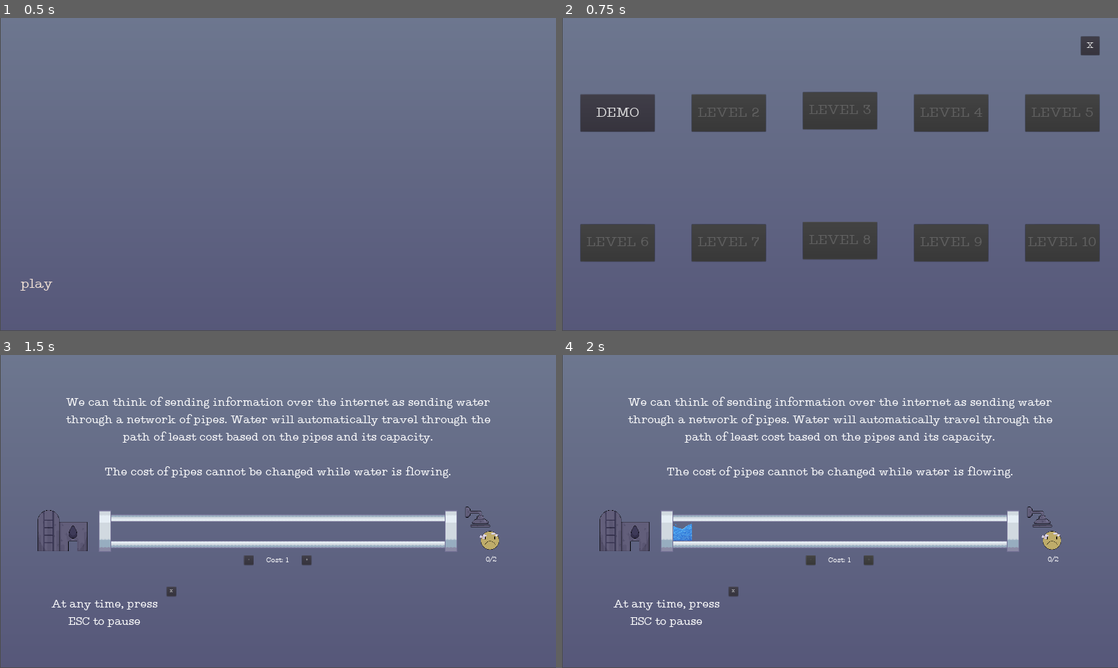
Above: before the commit, frames 1-4 (two rows, left to right).
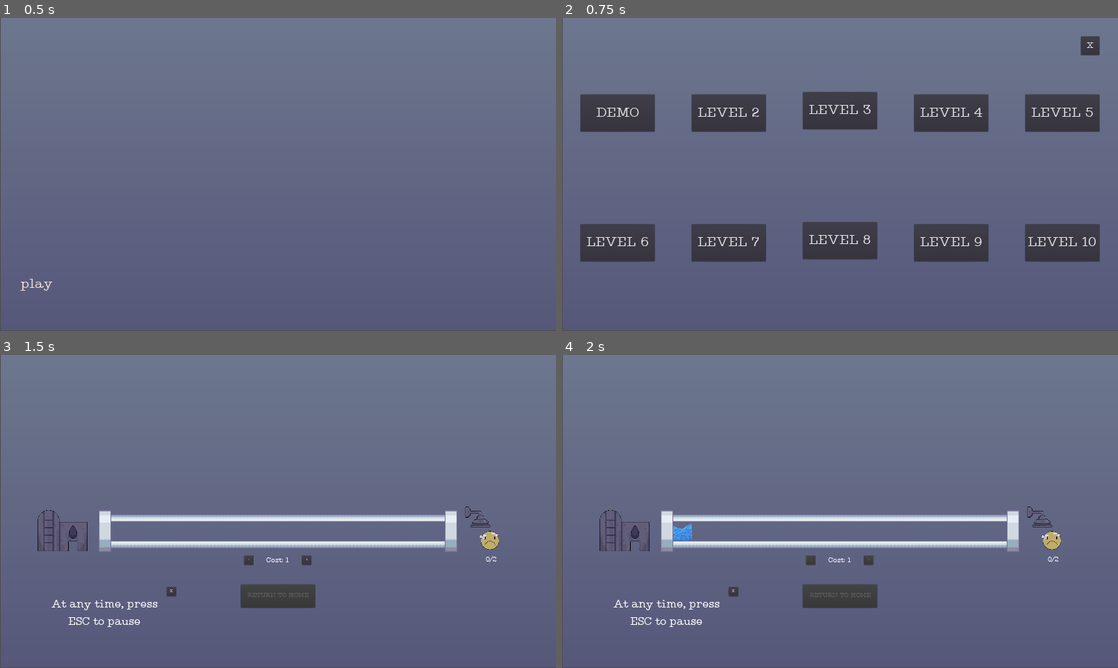
Above: after the commit, the same moments.

Repository: se-rai-na/HPCN-Game
Game: Godot game, scene res://scenes/Main.tscn
The game is run twice, just before and just after one commit, with the same random seed, the same clock (stepped at 60 frames per second) and the same inputs.
Inputs:
- Up to frame 1 (0.5 s): no input
- Up to frame 2 (0.75 s): click "play" at 0.5 s
- Up to frame 3 (1.5 s): click "DEMO" at 1.25 s
- Up to frame 4 (2 s): no input

Frame 1 is identical in both runs. In frame 2, 0.9% of the frame differs, in the area x 4-96%, y 27-73%; in frame 3, 3.4%, in the area x 11-89%, y 13-81%; in frame 4, 3.4%.

Commit message:
Changing the background and adjusting colours.

Diff:
--- a/Network/levels/Level_1.gd
+++ b/Network/levels/Level_1.gd
@@ -47,8 +47,9 @@
 	#evaluates win condition
 	if units_sent == units_required:
 		$Return.disabled = false
-		$levelScore.text = str(number);
-		$levelScore.show()
+		#$levelScore.text = str(number);
+		#$levelScore.show()
+		$Score.text = str(number)
 		$Score2.show()
 		$Return.show()
 		$Message_Success.show()
--- a/Network/levels/Level_1.tscn
+++ b/Network/levels/Level_1.tscn
@@ -11,6 +11,7 @@
 [ext_resource path="res://images/watersource.png" type="Texture" id=9]
 [ext_resource path="res://levels/Level_1.gd" type="Script" id=10]
 [ext_resource path="res://images/soap_animation/soap_full/soap_full.tres" type="Texture" id=11]
+[ext_resource path="res://resources/score_label.tres" type="StyleBox" id=12]
 [ext_resource path="res://images/showerhead.png" type="Texture" id=13]
 
 [sub_resource type="DynamicFont" id=4]
@@ -25,6 +26,9 @@
 [sub_resource type="DynamicFont" id=19]
 size = 70
 font_data = ExtResource( 1 )
+
+[sub_resource type="StyleBoxFlat" id=20]
+bg_color = Color( 0.0980392, 0.0862745, 0.0862745, 1 )
 
 [sub_resource type="DynamicFont" id=15]
 size = 40
@@ -137,6 +141,7 @@
 margin_bottom = 85.0
 
 [node name="Message" type="Label" parent="."]
+visible = false
 margin_left = 192.0
 margin_top = 136.0
 margin_right = 1724.0
@@ -150,26 +155,28 @@
 
 [node name="Score2" type="Label" parent="."]
 visible = false
-anchor_right = 0.536
+anchor_right = 0.56
 anchor_bottom = 0.252
-margin_left = 546.0
-margin_top = 199.0
-margin_right = 470.88
-margin_bottom = 147.84
+margin_left = 568.0
+margin_top = 86.0
+margin_right = 295.88
+margin_bottom = 765.84
 custom_fonts/font = SubResource( 18 )
+custom_styles/normal = ExtResource( 12 )
 text = "SCORE"
 align = 1
 valign = 1
 
 [node name="levelScore" type="Label" parent="."]
 visible = false
-margin_left = 679.0
-margin_top = 390.0
-margin_right = 1275.0
-margin_bottom = 604.0
+margin_left = 1257.0
+margin_top = 806.0
+margin_right = 1853.0
+margin_bottom = 1020.0
 custom_colors/font_color = Color( 0.333333, 0.0431373, 0.0431373, 1 )
 custom_colors/font_color_shadow = Color( 0, 0, 0, 1 )
 custom_fonts/font = SubResource( 19 )
+custom_styles/normal = SubResource( 20 )
 align = 1
 valign = 1
 
@@ -183,7 +190,6 @@
 text = "Level complete!"
 
 [node name="Return" type="Button" parent="."]
-visible = false
 margin_left = 832.0
 margin_top = 792.0
 margin_right = 1088.0
--- a/Network/levels/Level_2.gd
+++ b/Network/levels/Level_2.gd
@@ -67,9 +67,10 @@
 		calculateScore()
 		$Return.disabled = false
 		$Return.show()
+		$score_background.show()
 		$Message.text = "Level complete!"
 		$Score2.show()
-		$levelScore.text = str(score)
+		$levelScore.text = "Score: " + str(score)
 		$levelScore.show()
 #calculates the score for a level
 #best case: only needed 2 clicks = 5 points
--- a/Network/levels/Level_2.tscn
+++ b/Network/levels/Level_2.tscn
@@ -18,23 +18,12 @@
 [ext_resource path="res://images/happy_icon.png" type="Texture" id=16]
 [ext_resource path="res://images/water_animation/full_2/full_cap_2.tres" type="Texture" id=17]
 [ext_resource path="res://images/soap_animation/soap_full/soap_full.tres" type="Texture" id=18]
+[ext_resource path="res://resources/score_label.tres" type="StyleBox" id=19]
 [ext_resource path="res://images/water_animation/shower_low/shower_low.tres" type="Texture" id=21]
 [ext_resource path="res://images/water_animation/shower_high/shower_high.tres" type="Texture" id=22]
 
 [sub_resource type="DynamicFont" id=1]
 size = 40
-font_data = ExtResource( 2 )
-
-[sub_resource type="DynamicFont" id=15]
-size = 80
-font_data = ExtResource( 2 )
-
-[sub_resource type="DynamicFont" id=16]
-size = 70
-font_data = ExtResource( 2 )
-
-[sub_resource type="DynamicFont" id=9]
-size = 23
 font_data = ExtResource( 2 )
 
 [sub_resource type="TileSet" id=6]
@@ -248,6 +237,33 @@
 [sub_resource type="DynamicFont" id=10]
 font_data = ExtResource( 2 )
 
+[sub_resource type="StyleBoxFlat" id=17]
+bg_color = Color( 0.913725, 0.878431, 0.878431, 1 )
+border_width_left = 10
+border_width_top = 10
+border_width_right = 10
+border_width_bottom = 10
+border_color = Color( 0.956863, 0.921569, 0.921569, 1 )
+border_blend = true
+corner_radius_top_left = 50
+corner_radius_top_right = 50
+corner_radius_bottom_right = 50
+corner_radius_bottom_left = 50
+shadow_color = Color( 0.890196, 0.886275, 0.886275, 0.6 )
+shadow_size = 10
+
+[sub_resource type="DynamicFont" id=15]
+size = 80
+font_data = ExtResource( 2 )
+
+[sub_resource type="DynamicFont" id=16]
+size = 70
+font_data = ExtResource( 2 )
+
+[sub_resource type="DynamicFont" id=9]
+size = 23
+font_data = ExtResource( 2 )
+
 [node name="Level_2" type="Node"]
 script = ExtResource( 1 )
 __meta__ = {
@@ -267,41 +283,6 @@
 text = "Make sure that the destination receives the correct number of units!"
 align = 1
 autowrap = true
-
-[node name="Score2" type="Label" parent="."]
-visible = false
-anchor_right = 0.536
-anchor_bottom = 0.252
-margin_left = 546.0
-margin_top = 199.0
-margin_right = 470.0
-margin_bottom = 147.0
-custom_fonts/font = SubResource( 15 )
-text = "SCORE"
-align = 1
-valign = 1
-
-[node name="levelScore" type="Label" parent="."]
-visible = false
-margin_left = 673.0
-margin_top = 470.0
-margin_right = 1275.0
-margin_bottom = 650.0
-custom_colors/font_color = Color( 0.317647, 0.0352941, 0.0352941, 1 )
-custom_colors/font_color_shadow = Color( 0, 0, 0, 1 )
-custom_fonts/font = SubResource( 16 )
-align = 1
-valign = 1
-
-[node name="Return" type="Button" parent="."]
-visible = false
-margin_left = 832.0
-margin_top = 880.0
-margin_right = 1088.0
-margin_bottom = 960.0
-custom_fonts/font = SubResource( 9 )
-disabled = true
-text = "RETURN TO HOME"
 
 [node name="Water" type="Node" parent="."]
 
@@ -517,7 +498,50 @@
 custom_fonts/font = SubResource( 10 )
 text = "X"
 
-[connection signal="pressed" from="Return" to="." method="_on_Button_pressed"]
+[node name="score_background" type="Label" parent="."]
+visible = false
+margin_left = 358.0
+margin_top = 52.0
+margin_right = 1585.0
+margin_bottom = 1006.0
+custom_styles/normal = SubResource( 17 )
+
+[node name="Score2" type="Label" parent="."]
+visible = false
+anchor_right = 0.536
+anchor_bottom = 0.252
+margin_left = 389.0
+margin_top = 85.0
+margin_right = 530.88
+margin_bottom = 25.84
+custom_fonts/font = SubResource( 15 )
+custom_styles/normal = ExtResource( 19 )
+text = "level complete!"
+align = 1
+valign = 1
+
+[node name="levelScore" type="Label" parent="."]
+visible = false
+margin_left = 673.0
+margin_top = 470.0
+margin_right = 1275.0
+margin_bottom = 650.0
+custom_colors/font_color = Color( 0.317647, 0.0352941, 0.0352941, 1 )
+custom_colors/font_color_shadow = Color( 0, 0, 0, 1 )
+custom_fonts/font = SubResource( 16 )
+align = 1
+valign = 1
+
+[node name="Return" type="Button" parent="."]
+visible = false
+margin_left = 832.0
+margin_top = 880.0
+margin_right = 1088.0
+margin_bottom = 960.0
+custom_fonts/font = SubResource( 9 )
+disabled = true
+text = "RETURN TO HOME"
+
 [connection signal="mouse_entered" from="Shower/S_Control" to="." method="_on_S_Control_mouse_entered"]
 [connection signal="mouse_exited" from="Shower/S_Control" to="." method="_on_S_Control_mouse_exited"]
 [connection signal="mouse_entered" from="Pipes/P1_Control" to="." method="_on_P1_Control_mouse_entered"]
@@ -529,3 +553,4 @@
 [connection signal="pressed" from="Cost/Bottom_plus" to="." method="_on_Bottom_plus_pressed"]
 [connection signal="pressed" from="Cost/Bottom_minus" to="." method="_on_Bottom_minus_pressed"]
 [connection signal="pressed" from="H_Control/Button_Hint" to="." method="_on_Button_Hint_pressed"]
+[connection signal="pressed" from="Return" to="." method="_on_Button_pressed"]
--- a/Network/levels/Scoreboard.tscn
+++ b/Network/levels/Scoreboard.tscn
@@ -1,7 +1,8 @@
-[gd_scene load_steps=4 format=2]
+[gd_scene load_steps=5 format=2]
 
 [ext_resource path="res://resources/Type Machine.ttf" type="DynamicFontData" id=1]
 [ext_resource path="res://levels/Scoreboard.gd" type="Script" id=2]
+[ext_resource path="res://resources/score_label.tres" type="StyleBox" id=3]
 
 [sub_resource type="DynamicFont" id=1]
 size = 80
@@ -13,15 +14,17 @@
 
 [node name="Title" type="Label" parent="."]
 margin_left = 543.0
-margin_top = 142.0
-margin_right = 1351.0
-margin_bottom = 346.0
+margin_top = 60.0
+margin_right = 1414.0
+margin_bottom = 742.0
 custom_fonts/font = SubResource( 1 )
-text = "SCORE"
+custom_styles/normal = ExtResource( 3 )
+text = "SCORE
+"
 align = 1
-valign = 1
 
 [node name="Level_Score" type="Label" parent="."]
+visible = false
 margin_left = 567.0
 margin_top = 348.0
 margin_right = 1316.0
--- /dev/null
+++ b/Network/resources/score_label.tres
@@ -0,0 +1,14 @@
+[gd_resource type="StyleBoxFlat" format=2]
+
+[resource]
+bg_color = Color( 0.160784, 0.156863, 0.156863, 1 )
+border_width_left = 20
+border_width_top = 20
+border_width_right = 20
+border_width_bottom = 20
+border_color = Color( 0.254902, 0.247059, 0.247059, 1 )
+border_blend = true
+corner_radius_top_left = 20
+corner_radius_top_right = 20
+corner_radius_bottom_right = 20
+corner_radius_bottom_left = 20
--- a/Network/scenes/LevelManager.gd
+++ b/Network/scenes/LevelManager.gd
@@ -4,7 +4,7 @@
 extends Node
 
 #when true, allows playing any level without having to complete the previous one
-var debug = false
+var debug = true
 
 #flags for respective level completion
 #unlocks the next level
Not shown: 1 places in Network/levels/Level_1.tscn that only renumber resources
Not shown: 1 places in Network/levels/Level_2.tscn that only renumber resources
